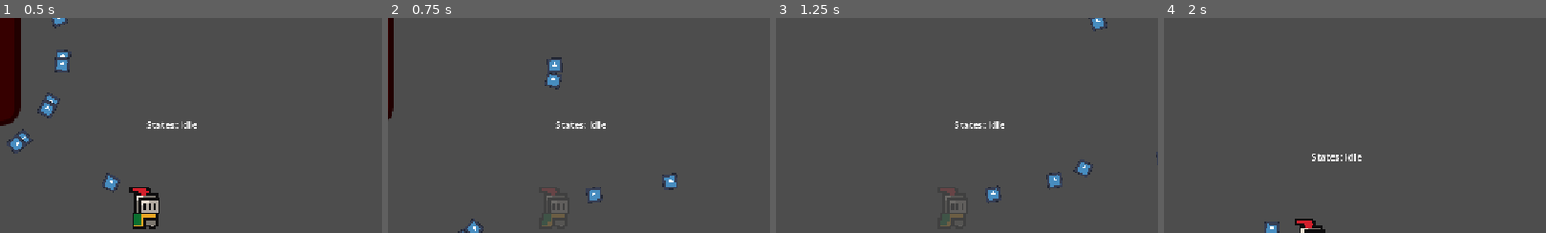
Above: before the commit, frames 1-4 (left to right).
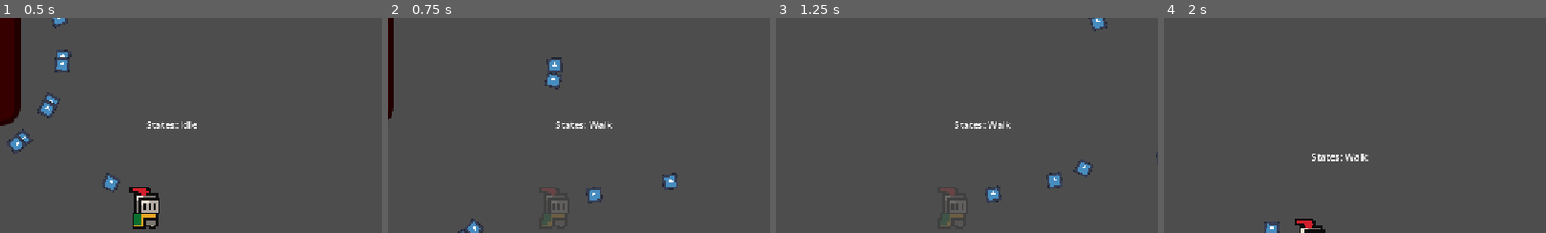
Above: after the commit, the same moments.

Repository: andyhi93/godot-FSM-boss-template
Game: Godot game, scene res://Scenes/Main.tscn
Same seed, same stepped clock (60 frames per second), same inputs: the game is played once before the commit and once after it. The engine's default icon, where the game draws it, is replaced by a stand-in: a white triangle on a blue panel in a dark square.
Inputs (mouse positions are % of the whole screen's width and height, from its top left):
- Up to frame 1 (0.5 s): no input
- Up to frame 2 (0.75 s): tap Enter (ui_accept) at 0.5 s; move the mouse to (72, 45) at 0.52 s; press the mouse at (72, 45) at 0.53 s; hold D (move_right) from 0.53 s (still down)
- Up to frame 3 (1.25 s): keep holding D (move_right); tap Enter (ui_accept) at 0.77, 1.07 s; right-click (72, 45) at 0.8 s
- Up to frame 4 (2 s): move the mouse to (30, 55) at 1.27 s; release D (move_right) at 1.28 s; release the mouse at (30, 55) at 1.28 s; hold S (move_down) from 1.28 s (still down); right-click (30, 55) at 1.35 s; tap Enter (ui_accept) at 1.52, 1.55, 1.82 s
The pictures show only the part of the screen within x 31-81%, y 8-58%; the shares and areas given below are measured in that part.

Frame 1 is identical in both runs. In frame 2, 0.1% of the frame differs, in the area x 52-59%, y 48-52%; in frame 3, 0.1%; in frame 4, 0.2%, in the area x 47-54%, y 63-67%.

Commit message:
Player Melee & Roll State

Diff:
--- a/Scenes/Main.tscn
+++ b/Scenes/Main.tscn
@@ -7,6 +7,7 @@
 
 [node name="Player" parent="." unique_id=1932012002 instance=ExtResource("2_kln2b")]
 position = Vector2(715, 356)
+slash_scale = Vector2(2, 4)
 
 [node name="Boss" parent="." unique_id=1474349574 instance=ExtResource("1_idj7w")]
 position = Vector2(376, 103)
--- /dev/null
+++ b/Scenes/PlayerSlash.tscn
@@ -0,0 +1,131 @@
+[gd_scene format=3 uid="uid://dn28y6nwb3wsr"]
+
+[ext_resource type="Script" uid="uid://ekxqcgp1cgob" path="res://Scripts/Slash.gd" id="1_ueiqg"]
+[ext_resource type="Texture2D" uid="uid://cblohpyugb3cj" path="res://Resources/Slash.png" id="2_7cs2i"]
+
+[sub_resource type="AtlasTexture" id="AtlasTexture_ueiqg"]
+atlas = ExtResource("2_7cs2i")
+region = Rect2(0, 128, 64, 64)
+
+[sub_resource type="AtlasTexture" id="AtlasTexture_7cs2i"]
+atlas = ExtResource("2_7cs2i")
+region = Rect2(64, 128, 64, 64)
+
+[sub_resource type="AtlasTexture" id="AtlasTexture_ky035"]
+atlas = ExtResource("2_7cs2i")
+region = Rect2(128, 128, 64, 64)
+
+[sub_resource type="AtlasTexture" id="AtlasTexture_c1rvi"]
+atlas = ExtResource("2_7cs2i")
+region = Rect2(192, 128, 64, 64)
+
+[sub_resource type="AtlasTexture" id="AtlasTexture_wxgq5"]
+atlas = ExtResource("2_7cs2i")
+region = Rect2(256, 128, 64, 64)
+
+[sub_resource type="AtlasTexture" id="AtlasTexture_q63te"]
+atlas = ExtResource("2_7cs2i")
+region = Rect2(320, 128, 64, 64)
+
+[sub_resource type="AtlasTexture" id="AtlasTexture_gralp"]
+atlas = ExtResource("2_7cs2i")
+region = Rect2(384, 128, 64, 64)
+
+[sub_resource type="AtlasTexture" id="AtlasTexture_3b2no"]
+atlas = ExtResource("2_7cs2i")
+region = Rect2(448, 128, 64, 64)
+
+[sub_resource type="AtlasTexture" id="AtlasTexture_qgalw"]
+atlas = ExtResource("2_7cs2i")
+region = Rect2(512, 128, 64, 64)
+
+[sub_resource type="AtlasTexture" id="AtlasTexture_b44wq"]
+atlas = ExtResource("2_7cs2i")
+region = Rect2(576, 128, 64, 64)
+
+[sub_resource type="AtlasTexture" id="AtlasTexture_eko2l"]
+atlas = ExtResource("2_7cs2i")
+region = Rect2(640, 128, 64, 64)
+
+[sub_resource type="AtlasTexture" id="AtlasTexture_8jw4x"]
+atlas = ExtResource("2_7cs2i")
+region = Rect2(704, 128, 64, 64)
+
+[sub_resource type="AtlasTexture" id="AtlasTexture_34snc"]
+atlas = ExtResource("2_7cs2i")
+region = Rect2(768, 128, 64, 64)
+
+[sub_resource type="AtlasTexture" id="AtlasTexture_6m0y7"]
+atlas = ExtResource("2_7cs2i")
+region = Rect2(832, 128, 64, 64)
+
+[sub_resource type="SpriteFrames" id="SpriteFrames_opdhf"]
+animations = [{
+"frames": [{
+"duration": 1.0,
+"texture": SubResource("AtlasTexture_ueiqg")
+}, {
+"duration": 1.0,
+"texture": SubResource("AtlasTexture_7cs2i")
+}, {
+"duration": 1.0,
+"texture": SubResource("AtlasTexture_ky035")
+}, {
+"duration": 1.0,
+"texture": SubResource("AtlasTexture_c1rvi")
+}, {
+"duration": 1.0,
+"texture": SubResource("AtlasTexture_wxgq5")
+}, {
+"duration": 1.0,
+"texture": SubResource("AtlasTexture_q63te")
+}, {
+"duration": 1.0,
+"texture": SubResource("AtlasTexture_gralp")
+}, {
+"duration": 1.0,
+"texture": SubResource("AtlasTexture_3b2no")
+}, {
+"duration": 1.0,
+"texture": SubResource("AtlasTexture_qgalw")
+}, {
+"duration": 1.0,
+"texture": SubResource("AtlasTexture_b44wq")
+}, {
+"duration": 1.0,
+"texture": SubResource("AtlasTexture_eko2l")
+}, {
+"duration": 1.0,
+"texture": SubResource("AtlasTexture_8jw4x")
+}, {
+"duration": 1.0,
+"texture": SubResource("AtlasTexture_34snc")
+}, {
+"duration": 1.0,
+"texture": SubResource("AtlasTexture_6m0y7")
+}],
+"loop": false,
+"name": &"slash",
+"speed": 20.0
+}]
+
+[node name="Slash" type="Area2D" unique_id=105324741]
+collision_layer = 0
+collision_mask = 2
+script = ExtResource("1_ueiqg")
+damage = 1
+start_frame = 6
+end_frame = 8
+
+[node name="AnimatedSprite2D" type="AnimatedSprite2D" parent="." unique_id=1882417669]
+position = Vector2(-5.9000015, 0)
+rotation = -0.15882224
+sprite_frames = SubResource("SpriteFrames_opdhf")
+animation = &"slash"
+frame = 13
+frame_progress = 1.0
+
+[node name="CollisionPolygon2D" type="CollisionPolygon2D" parent="." unique_id=1120358792]
+position = Vector2(-5.9000015, 0)
+rotation = -0.15882224
+polygon = PackedVector2Array(37, -3, 25, 24, -12, 10, -30, -14)
--- a/Scenes/boss.tscn
+++ b/Scenes/boss.tscn
@@ -2,7 +2,7 @@
 
 [ext_resource type="Texture2D" uid="uid://dy1oqeyan4vbj" path="res://icon.svg" id="1_0154r"]
 [ext_resource type="Script" uid="uid://cb6te6sbpig3e" path="res://Scripts/Boss/boss.gd" id="1_wwfse"]
-[ext_resource type="PackedScene" uid="uid://dgp56bbcy0nse" path="res://Scenes/Slash.tscn" id="2_yq25j"]
+[ext_resource type="PackedScene" uid="uid://dgp56bbcy0nse" path="res://Scenes/EnemySlash.tscn" id="2_yq25j"]
 [ext_resource type="Script" uid="uid://b8bw3wd84i1w2" path="res://Scripts/Boss/Shooter.gd" id="3_qtle2"]
 [ext_resource type="Script" uid="uid://duw6eu3lt4g7m" path="res://Scripts/FSM/IdleState.gd" id="4_ukjjc"]
 [ext_resource type="PackedScene" uid="uid://b1ffqx8v7b1dc" path="res://Scenes/bullet.tscn" id="4_yq25j"]
--- a/Scenes/player.tscn
+++ b/Scenes/player.tscn
@@ -4,6 +4,7 @@
 [ext_resource type="Texture2D" uid="uid://dy1oqeyan4vbj" path="res://icon.svg" id="1_v0iea"]
 [ext_resource type="PackedScene" uid="uid://b1ffqx8v7b1dc" path="res://Scenes/bullet.tscn" id="2_6t5aa"]
 [ext_resource type="Texture2D" uid="uid://cglihy1a82lpk" path="res://Resources/knight.png" id="3_6t5aa"]
+[ext_resource type="PackedScene" uid="uid://dn28y6nwb3wsr" path="res://Scenes/PlayerSlash.tscn" id="3_x3wgy"]
 [ext_resource type="Script" uid="uid://cxvwsfm4deo6f" path="res://Scripts/FSM/CommonState.gd" id="5_fkybt"]
 
 [sub_resource type="AtlasTexture" id="AtlasTexture_3smsa"]
@@ -21,6 +22,18 @@
 [sub_resource type="AtlasTexture" id="AtlasTexture_tx1dd"]
 atlas = ExtResource("3_6t5aa")
 region = Rect2(96, 0, 32, 32)
+
+[sub_resource type="AtlasTexture" id="AtlasTexture_x3wgy"]
+atlas = ExtResource("3_6t5aa")
+region = Rect2(0, 160, 32, 32)
+
+[sub_resource type="AtlasTexture" id="AtlasTexture_vfarp"]
+atlas = ExtResource("3_6t5aa")
+region = Rect2(64, 160, 32, 32)
+
+[sub_resource type="AtlasTexture" id="AtlasTexture_y6uwr"]
+atlas = ExtResource("3_6t5aa")
+region = Rect2(96, 160, 32, 32)
 
 [sub_resource type="AtlasTexture" id="AtlasTexture_gymyn"]
 atlas = ExtResource("3_6t5aa")
@@ -104,6 +117,20 @@
 "loop": true,
 "name": &"idle",
 "speed": 7.0
+}, {
+"frames": [{
+"duration": 1.0,
+"texture": SubResource("AtlasTexture_x3wgy")
+}, {
+"duration": 1.0,
+"texture": SubResource("AtlasTexture_vfarp")
+}, {
+"duration": 1.0,
+"texture": SubResource("AtlasTexture_y6uwr")
+}],
+"loop": false,
+"name": &"melee",
+"speed": 5.0
 }, {
 "frames": [{
 "duration": 1.0,
@@ -167,13 +194,16 @@
 script = ExtResource("1_cvnsp")
 bullet_scene = ExtResource("2_6t5aa")
 fire_rate = 0.25
+slash_scene = ExtResource("3_x3wgy")
+slash_scale = Vector2(2, 2)
+lock_movement_on_melee = true
 max_hp = 10
 
 [node name="AnimatedSprite2D" type="AnimatedSprite2D" parent="." unique_id=1641500265]
 scale = Vector2(4, 4)
 sprite_frames = SubResource("SpriteFrames_vfarp")
-animation = &"walk"
-frame_progress = 0.3561302
+animation = &"melee"
+frame_progress = 0.49195722
 
 [node name="Camera2D" type="Camera2D" parent="." unique_id=1502965530]
 position_smoothing_enabled = true
@@ -200,3 +230,8 @@
 [node name="Walk" type="Node2D" parent="States" unique_id=2123025931]
 script = ExtResource("5_fkybt")
 anim_name = "walk"
+
+[node name="Melee" type="Node2D" parent="States" unique_id=830727341]
+script = ExtResource("5_fkybt")
+anim_name = "melee"
+is_cycle = false
--- a/Scripts/FSM/CommonState.gd
+++ b/Scripts/FSM/CommonState.gd
@@ -7,8 +7,25 @@
 
 func enter():
 	super.enter()
+
+	# 💡 如果是循環狀態，進入時就直接設為可完成（可被中斷）
+	if is_cycle:
+		is_complete = true
+
 	if core.animator and anim_name != "":
-		core.animator.play(anim_name)
+		# 💡 自動同步動畫的 Loop 設定到 SpriteFrames 資源中
+		var sf = core.animator.sprite_frames
+		if sf and sf.has_animation(anim_name):
+			if sf.get_animation_loop(anim_name) != is_cycle:
+				sf.set_animation_loop(anim_name, is_cycle)
+
+		# 💡 關鍵修復：只有在動畫不同，或是「非循環」狀態（如連招攻擊）時，才重置幀數
+		if core.animator.animation != anim_name or not is_cycle:
+			core.animator.play(anim_name)
+			core.animator.set_frame_and_progress(0, 0.0)
+		else:
+			# 如果動畫相同且是循環狀態（如走路中），就繼續播放而不重置幀數
+			core.animator.play(anim_name)
 
 		if not is_cycle:
 			# 連接 AnimatedSprite2D 的訊號
@@ -18,8 +35,7 @@
 		is_complete = true
 
 func do_update(_delta: float):
-	if is_cycle:
-		is_complete = true
+	pass
 
 func exit():
 	super.exit()
--- a/Scripts/FSM/DashState.gd
+++ b/Scripts/FSM/DashState.gd
@@ -23,8 +23,8 @@
 
 	# 進入狀態時先做第一次情報更新
 	_update_target_info_during_windup()
-	print("time: ",time)
-	print("Dash complete: ",is_complete)
+	#print("time: ",time)
+	#print("Dash complete: ",is_complete)
 
 func fixed_do(delta: float):
 	# ✅ 1. 前搖蓄力階段：每個物理幀都在瘋狂重新鎖定玩家的最新位置
@@ -70,13 +70,13 @@
 
 	# ✅ 3. 結束階段
 	else:
-		print("time: ",time)
+		#print("time: ",time)
 		core.start_cd("dash")
 		is_complete = true
 
 func exit():
 	super.exit()
-	print("dash exit")
+	#print("dash exit")
 	core.velocity = Vector2.ZERO
 
 # 抽出來的專用函式：蓄力期間專用，同時咬住方向與最新預期距離
--- a/Scripts/FSM/FarState.gd
+++ b/Scripts/FSM/FarState.gd
@@ -3,7 +3,7 @@
 func enter():
 	super.enter()
 	pick_action()
-	print("Far iscomplete: ",is_complete)
+	#print("Far iscomplete: ",is_complete)
 
 func do_update(_delta: float):
 	if machine.state and machine.state.is_complete:
--- /dev/null
+++ b/Scripts/FSM/RollState.gd
@@ -0,0 +1,47 @@
+# res://Scripts/FSM/RollState.gd
+extends CommonState
+class_name RollState
+
+@export var roll_speed: float = 600.0
+@export var i_frame_start: int = 1
+@export var i_frame_end: int = 4
+
+var roll_direction: Vector2 = Vector2.ZERO
+
+func enter():
+	# 1. 決定翻滾方向：優先使用玩家目前的移動輸入，如果沒動，就翻向滑鼠方向或目前的面向
+	var input_dir = Input.get_vector("move_left", "move_right", "move_up", "move_down")
+	if input_dir != Vector2.ZERO:
+		roll_direction = input_dir.normalized()
+	else:
+		# 沒按移動鍵時，翻向滑鼠位置
+		var mouse_pos = core.get_global_mouse_position()
+		roll_direction = core.global_position.direction_to(mouse_pos)
+
+	# 2. 呼叫父類別處理動畫與 Loop 設定
+	super.enter()
+
+	# 3. 翻滾開始時，先確保無敵是關閉的 (由接下來的 frame 判定)
+	core.is_invincible = false
+
+func fixed_do(_delta: float):
+	# 持續給予位移速度
+	core.velocity = roll_direction * roll_speed
+
+	# 🧠 無敵影格判定：檢查目前播放到的動畫幀
+	if core.animator:
+		var current_frame = core.animator.frame
+		if current_frame >= i_frame_start and current_frame <= i_frame_end:
+			core.is_invincible = true
+		else:
+			# 如果不在無敵影格區間，且沒開啟「受傷無敵」，就解除無敵
+			# 注意：這裡要小心不要蓋掉「受傷後」產生的無敵
+			if core.is_invincible and not core.get("is_manual_invincible"):
+				core.is_invincible = false
+
+func exit():
+	super.exit()
+	core.velocity = Vector2.ZERO
+	# 結束時務必解除無敵 (除非受傷無敵還在跑)
+	if not core.get("is_manual_invincible"):
+		core.is_invincible = false
--- a/Scripts/Player.gd
+++ b/Scripts/Player.gd
@@ -11,9 +11,21 @@
 @onready var gun_sprite = $WeaponPivot/GunSprite
 @onready var muzzle = $WeaponPivot/GunSprite/Muzzle
 
+#近戰相關與硬直開關
+@export var slash_scene: PackedScene
+@export var slash_offset: float = 40.0
+@export var slash_scale: Vector2 = Vector2(1, 1)
+@export var lock_movement_on_melee: bool = false # 決定揮刀時會不會定在原地
+@export var enable_hit_invincibility: bool = true # 是否開啟受傷後的暫時無敵
+var isMeleeing: bool = false
+var isRolling: bool = false
+var is_manual_invincible: bool = false # 用來區分「受傷無敵」與「翻滾無敵」
+
 # 抓取狀態積木 (確保節點名稱是小寫的 idle 和 walk)
 @onready var idle_state = $States/Idle
 @onready var walk_state = $States/Walk
+@onready var melee_state = $States/Melee
+@onready var roll_state = get_node_or_null("States/Roll")
 
 func init_behavior():
 	# 💡 防呆報錯 1：檢查狀態節點有沒有掛對
@@ -24,7 +36,11 @@
 	set_state(idle_state)
 
 func _process(delta):
+	super._process(delta)
 	if is_dead: return
+
+	#狀態Debug
+	if show_state_debug: queue_redraw()
 
 	# 💡 防呆報錯 2：檢查武器節點是否健在
 	if weapon_pivot and gun_sprite:
@@ -38,39 +54,60 @@
 	if Input.is_action_pressed("shoot") and fire_timer <= 0.0:
 		shoot()
 
+	if not isMeleeing and not isRolling and Input.is_action_just_pressed("melee"):
+		isMeleeing = true
+		execute_melee_attack()
+
+	if not isRolling and Input.is_action_just_pressed("ui_accept"): # 預設用空白鍵(Space)
+		isRolling = true
+
 func _physics_process(delta):
 	if is_dead: return
 
 	var direction = Input.get_vector("move_left", "move_right", "move_up", "move_down")
-	velocity = direction * move_speed
+
+	# 如果正在近戰狀態，且開啟了硬直開關，就將速度歸零；否則照常移動
+	if state == melee_state and lock_movement_on_melee:
+		velocity = Vector2.ZERO
+	elif state == roll_state:
+		pass # 速度由 RollState 控制
+	else:
+		velocity = direction * move_speed
 
 	# 肉體翻轉邏輯 (單純的視覺表現，留在這裡)
-	if animator and direction.x != 0:
+	if animator and direction.x != 0 and state != roll_state:
 		animator.flip_h = direction.x < 0
-
-	# 🧠 呼叫大腦決策：玩家是「輸入驅動」，所以我們每一幀都讓大腦思考一次
-	select_state()
 
 	super._physics_process(delta)
 
 # --- 🧠 大腦決策區：集中管理所有狀態切換 ---
 func select_state():
-	# 防禦性程式設計：如果狀態抓不到，直接放棄思考避免遊戲當機
-	if idle_state == null or walk_state == null:
+	# 💡 新增：如果當前狀態還沒完成 (例如揮刀或翻滾中)，就先不要切換
+	if state and not state.is_complete:
 		return
 
+	# 防禦性程式設計：如果狀態抓不到，直接放棄思考避免遊戲當機
+	if idle_state == null or walk_state == null or melee_state == null:
+		return
+
+	if state == melee_state:
+		isMeleeing = false # 解除近戰鎖定
+
+	if state == roll_state:
+		isRolling = false
+
+	if isRolling and roll_state != null:
+		set_state(roll_state)
+		return
+
+	if isMeleeing:
+		set_state(melee_state)
+		return
 	var is_moving = velocity != Vector2.ZERO
-
 	if is_moving:
-		# 如果正在移動，且目前不是 walk 狀態，就切換過去
-		if state != walk_state:
-			set_state(walk_state)
-			#print("🏃 玩家切換狀態 -> Walk") # 幫助學員在 Console 看清狀態流動
+		set_state(walk_state)
 	else:
-		# 如果沒有移動，且目前不是 idle 狀態，就切換過去
-		if state != idle_state:
-			set_state(idle_state)
-			#print("🧍 玩家切換狀態 -> Idle")
+		set_state(idle_state)
 
 func shoot():
 	# 💡 防呆報錯 3：新手最常忘記把子彈場景拖曳到 Inspector！
@@ -91,6 +128,33 @@
 
 	bullet.target_group = "Enemy"
 
+# --- 近戰攻擊指令 ---
+func execute_melee_attack():
+	if slash_scene == null:
+		push_error("🚨 忘記把 MeleeAura.tscn 拖進 Player 的 Slash Scene 欄位了！")
+		return
+
+	var slash = slash_scene.instantiate()
+
+	# 1. 抓取滑鼠在遊戲世界中的真實座標
+	var mouse_pos = get_global_mouse_position()
+
+	# 2. 計算玩家到「滑鼠游標」的方向向量
+	var dir = global_position.direction_to(mouse_pos)
+
+	# 3. 設定位置 = 玩家中心點 + (方向向量 * 偏移距離)
+	slash.global_position = global_position + (dir * slash_offset)
+
+	# 4. 設定旋轉角度 (面向滑鼠)
+	slash.rotation = dir.angle() - (PI / 2.0)
+
+	slash.scale = slash_scale
+
+	# 💡 確保玩家揮出的劍氣目標是敵人，避免自傷
+	slash.target_group = "Enemy"
+
+	get_parent().add_child(slash)
+
 func die():
 	super.die()
 	print("💀 玩家死亡！")
@@ -103,12 +167,13 @@
 	# 2. 呼叫老爸 (Core) 的扣血邏輯
 	super.take_damage(damage)
 
-	# 3. 如果被打完還活著，就開啟無敵星星！
-	if not is_dead:
+	# 3. 如果開啟了受傷無敵，且被打完還活著，就開啟無敵星星！
+	if enable_hit_invincibility and not is_dead:
 		trigger_invincibility(1.5) # 給予 1.5 秒無敵時間
 
 func trigger_invincibility(duration: float):
 	is_invincible = true
+	is_manual_invincible = true # 標記這是由程式手動開啟的無敵
 
 	# 🌟 魔法指令：使用 Tween 製作程式碼動畫
 	var tween = create_tween()
@@ -126,5 +191,6 @@
 
 	# 解除無敵，並確保透明度恢復 100% 正常
 	is_invincible = false
+	is_manual_invincible = false
 	if animator:
 		animator.modulate.a = 1.0
--- a/project.godot
+++ b/project.godot
@@ -62,6 +62,11 @@
 "events": [Object(InputEventKey,"resource_local_to_scene":false,"resource_name":"","device":-1,"window_id":0,"alt_press …(192 unchanged characters)…
 ]
 }
+melee={
+"deadzone": 0.2,
+"events": [Object(InputEventMouseButton,"resource_local_to_scene":false,"resource_name":"","device":-1,"window_id":0,"alt_pressed":false,"shift_pressed":false,"ctrl_pressed":false,"meta_pressed":false,"button_mask":0,"position":Vector2(0, 0),"global_position":Vector2(0, 0),"factor":1.0,"button_index":2,"canceled":false,"pressed":false,"double_click":false,"script":null)
+]
+}
 
 [physics]
 
Binary file added: Resources/weapons.png
Not shown, added: Resources/weapons.png.import
Renamed: Scenes/Slash.tscn -> Scenes/EnemySlash.tscn
Not shown, added: Scripts/FSM/RollState.gd.uid
